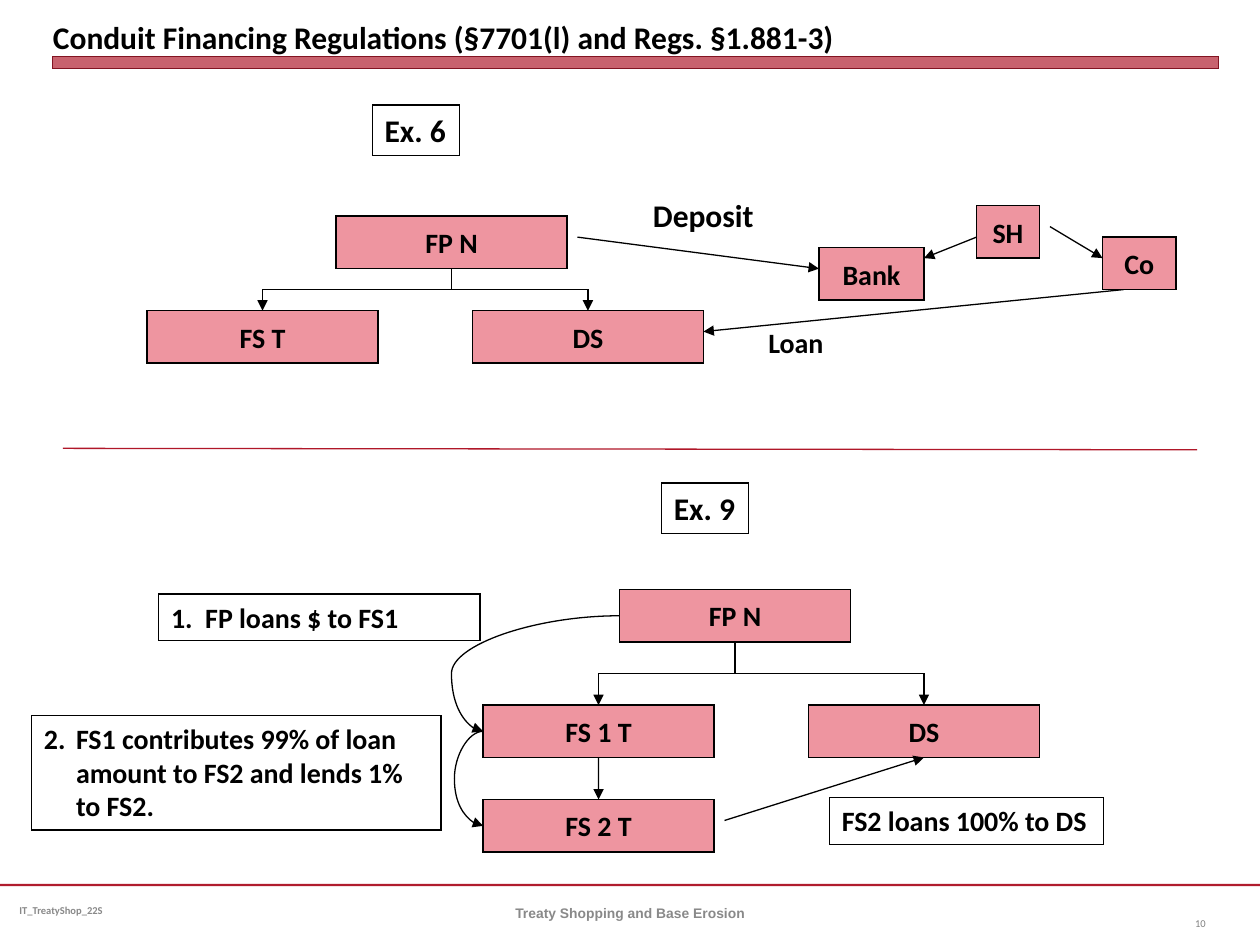
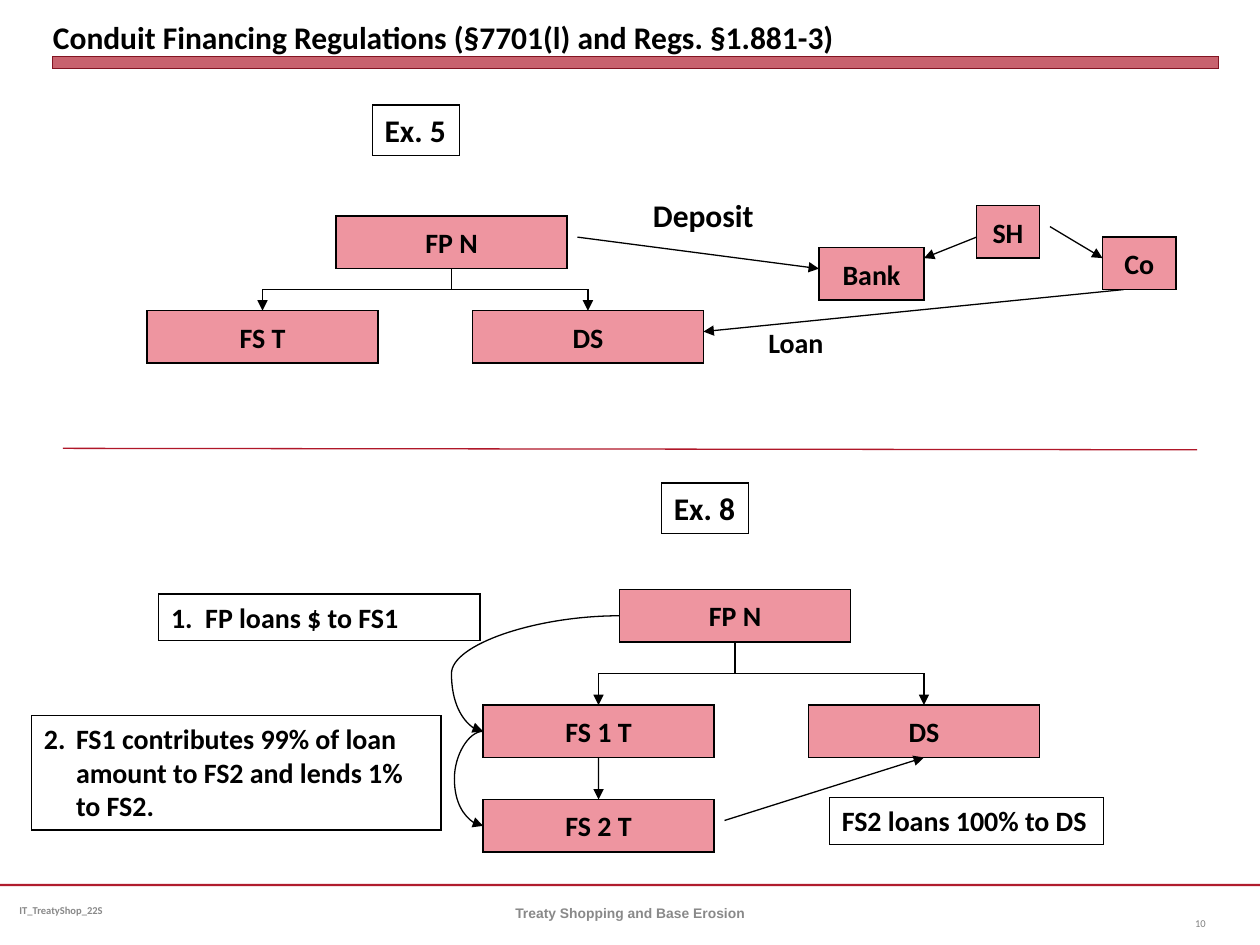
Before and after one commit to jmc877/International-Tax, a slide deck: slide 10 of slides/IT_TreatyShop_22S.pptx. Drawn at 1260x945 pixels with LibreOffice and Linux fonts; fonts in the diff are those of the drawing. Boxes give left, top, right and bottom in pixels: in the first picture for what was removed or moved away, otherwise in the second. Text is boxed around its words. In the diff, an @@ line names an element or a change of style, - is before the commit and + after.

```diff
--- a/slides/IT_TreatyShop_22S.pptx
+++ b/slides/IT_TreatyShop_22S.pptx
@@ text in rectangle at (385,121,446,143): text changed @@
-Ex. 6
+Ex. 5
@@ text in rectangle at (674,498,735,521): text changed @@
-Ex. 9
+Ex. 8
```
Also in this commit, not shown: 5 other slides changed, 1 other file.
